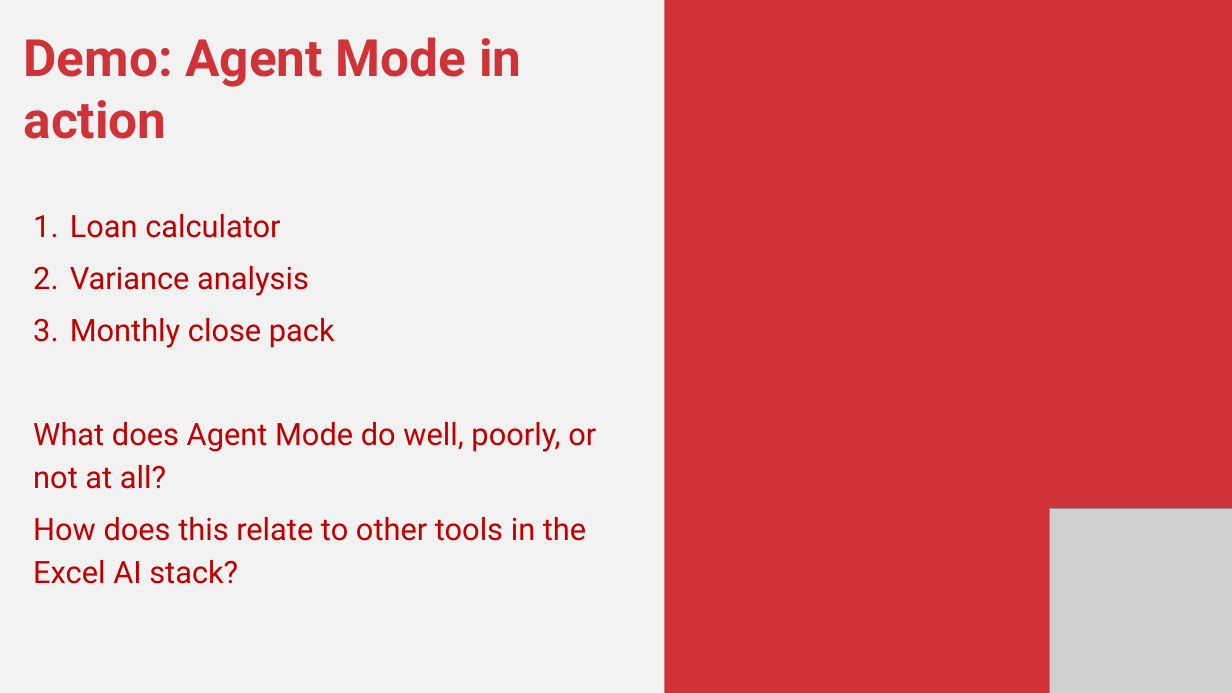
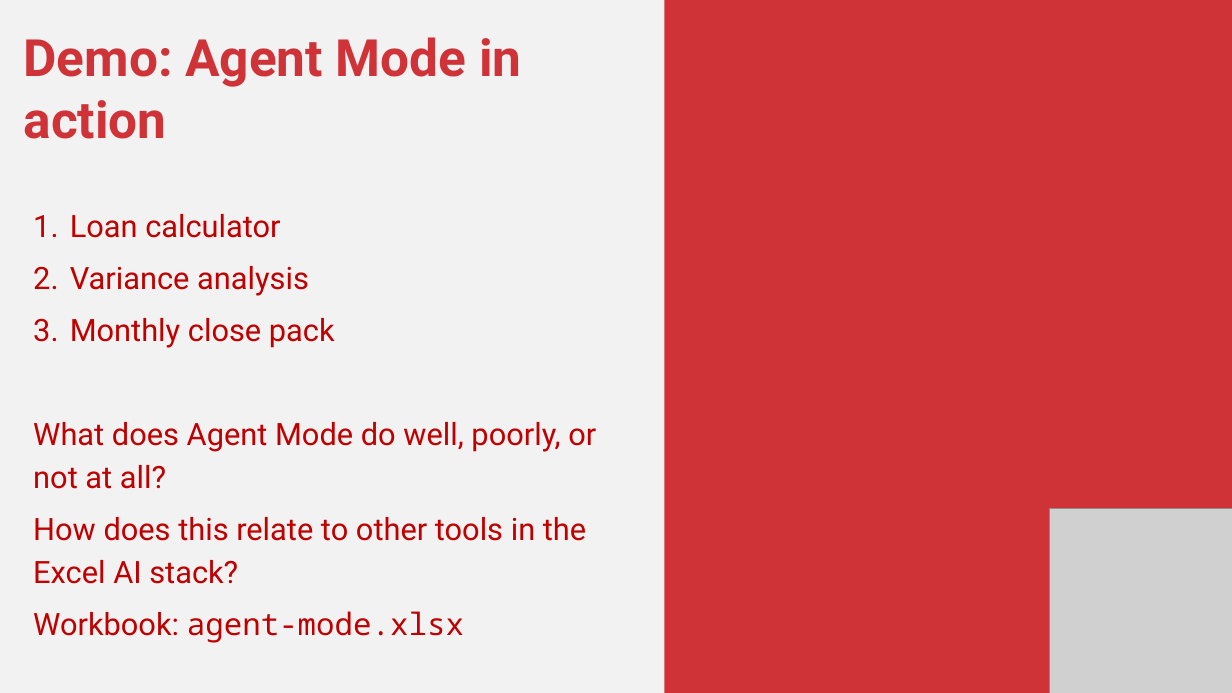
Before and after one commit to stringfestdata/gxls-first-excel-agent, a slide deck: slide 10 of first-excel-agent.pptx. Drawn at 1232x693 pixels with LibreOffice and Linux fonts; fonts in the diff are those of the drawing; grey boxes stand for pictures. Boxes give left, top, right and bottom in pixels: in the first picture for what was removed or moved away, otherwise in the second. Text is boxed around its words. In the diff, an @@ line names an element or a change of style, - is before the commit and + after.

```diff
--- a/first-excel-agent.pptx
+++ b/first-excel-agent.pptx
@@ text at (x1=33, y1=611, x2=464, y2=643): paragraph added @@
+Workbook: agent-mode.xlsx
```
Also in this commit, not shown: 1 other slide changed, 7 other files.
